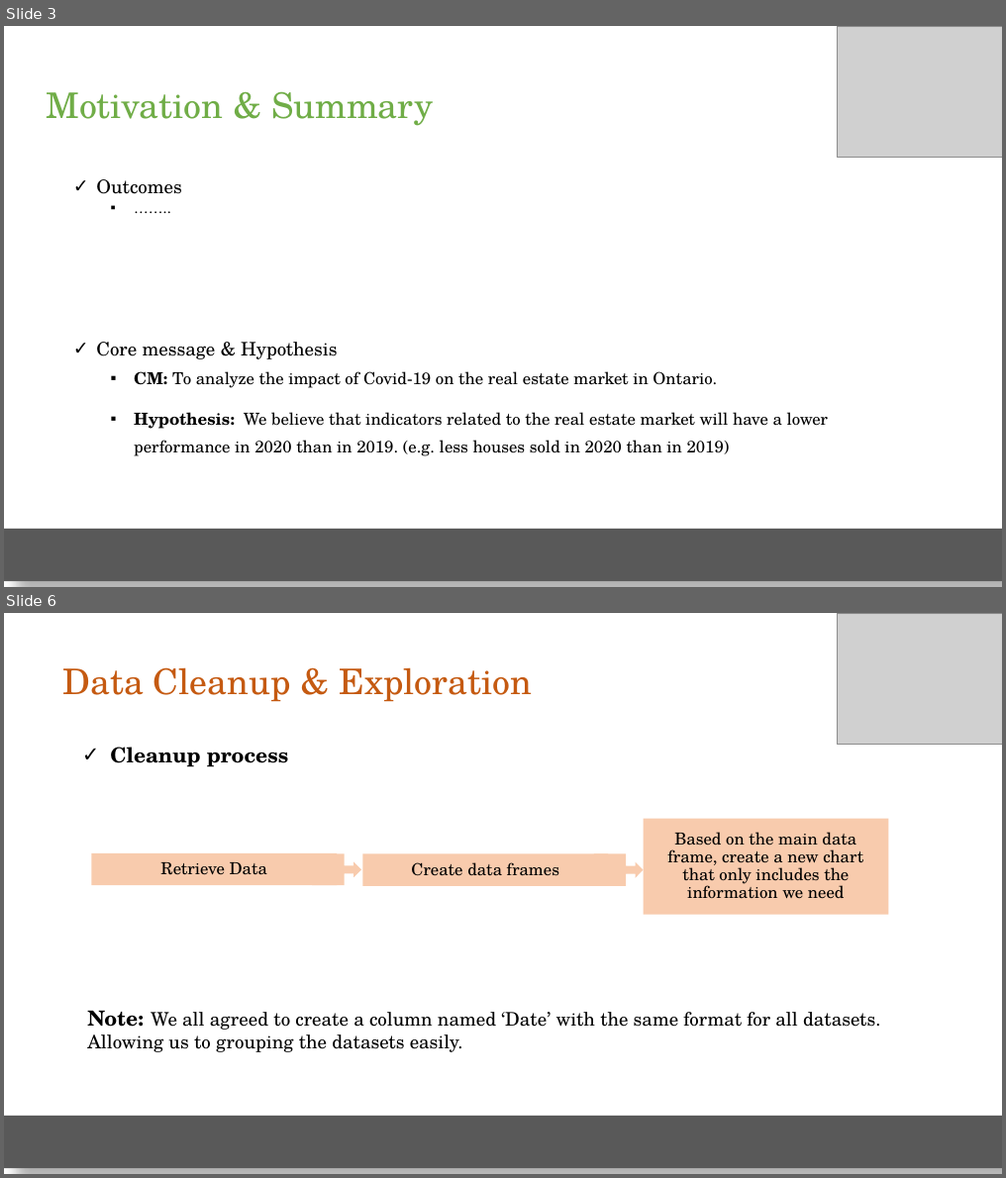
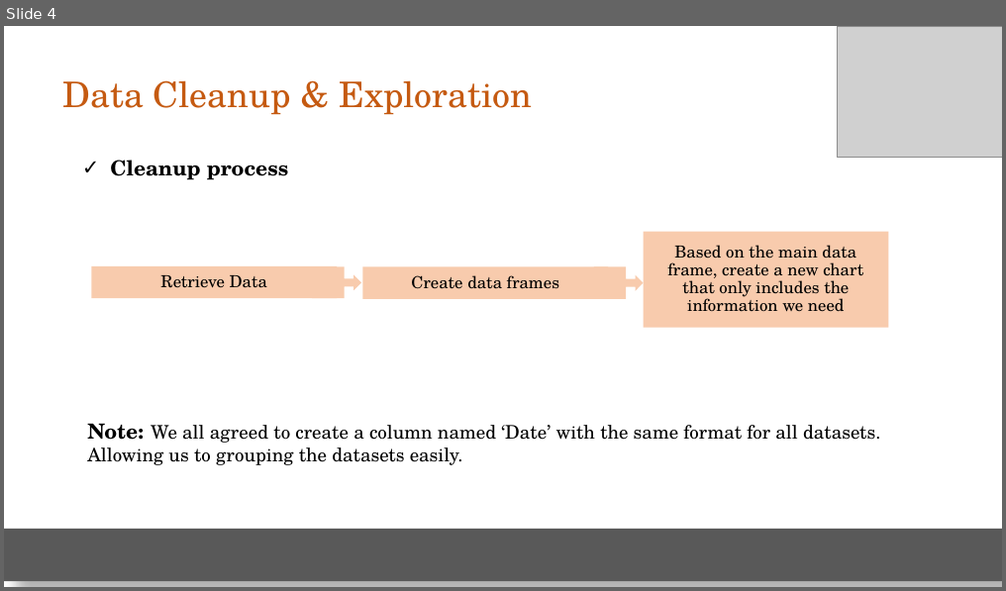
Before and after one commit to elubanska/GTA_real_estate_market, a slide deck: Real Estate Mkt.pptx. Shown one above the other, each under a label of ours: slides 3 and 6 before the commit, slide 4 after it; the slides between them are not shown. The pictures are 1006x1178 and 1006x591 pixels, drawn with LibreOffice and Linux fonts; fonts in the diff are those of the drawing; grey boxes stand for pictures. Boxes give left, top, right and bottom in pixels: in the first picture for what was removed or moved away, otherwise in the second. Text is boxed around its words. In the diff, an @@ line names an element or a change of style, - is before the commit and + after.

```diff
--- a/Real Estate Mkt.pptx
+++ b/Real Estate Mkt.pptx
@@ slide 3 removed at bbox=[4, 26, 1002, 587], background #FFFFFF @@
@@ picture removed at bbox=[838, 26, 1002, 158] @@
@@ text removed at bbox=[47, 91, 433, 126] @@
-Motivation & Summary
@@ text removed at bbox=[96, 179, 829, 457] @@
-✓ Outcomes
-  ▪ ……..
-✓ Core message & Hypothesis
-▪ CM: To analyze the impact of Covid-19 on the real estate market in Ontario.
-▪ Hypothesis: We believe that indicators related to the real estate market will have a lower performance in 2020 than in 2019. (e.g. less houses sold in 2020 than in 2019)
@@ rectangle removed at bbox=[4, 529, 1002, 581] @@
@@ what was slide 6 is now slide 4 @@
```
Also in this commit, not shown: 4 slides changed, 1 slide added, 3 other slides removed.
